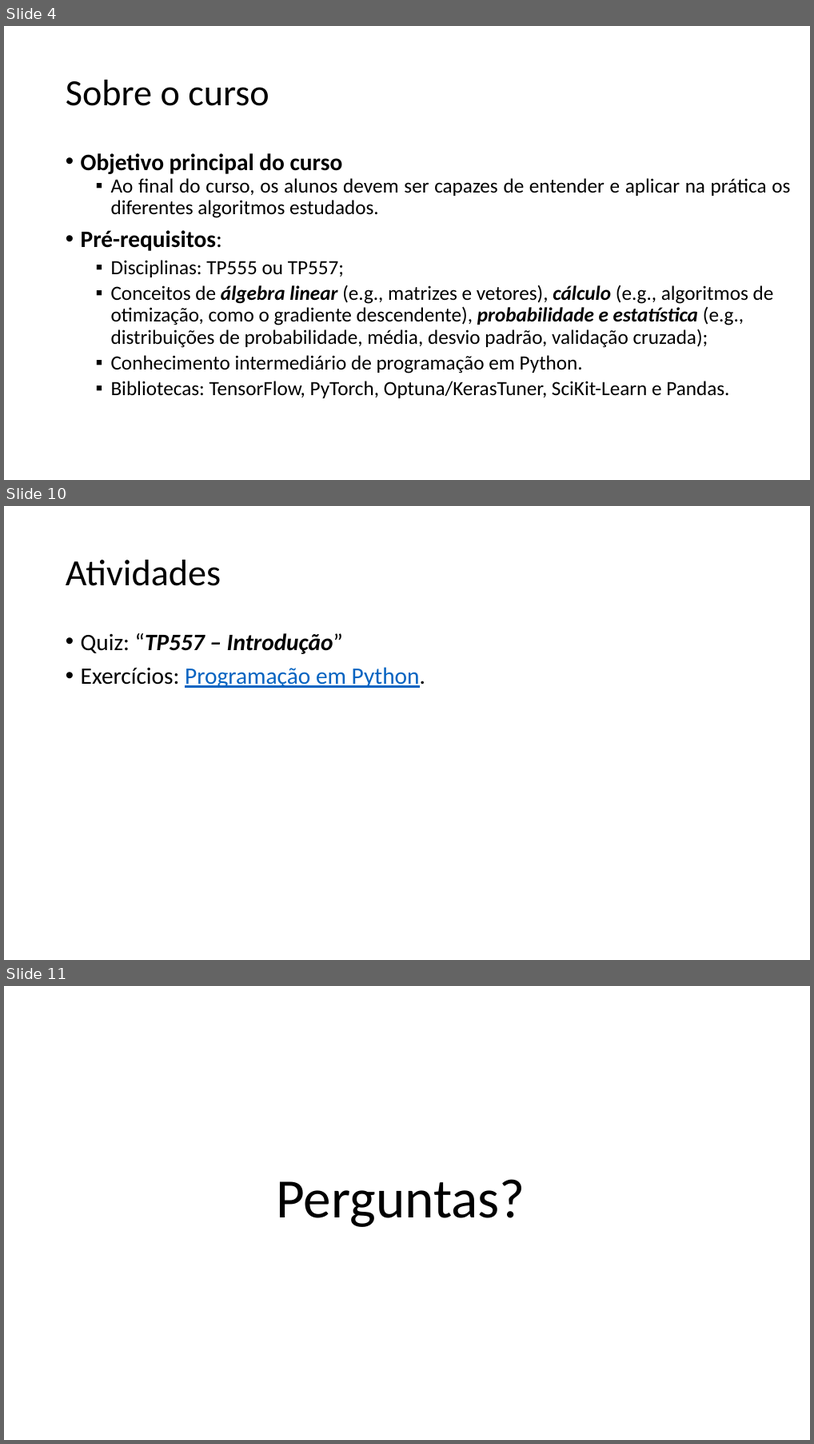
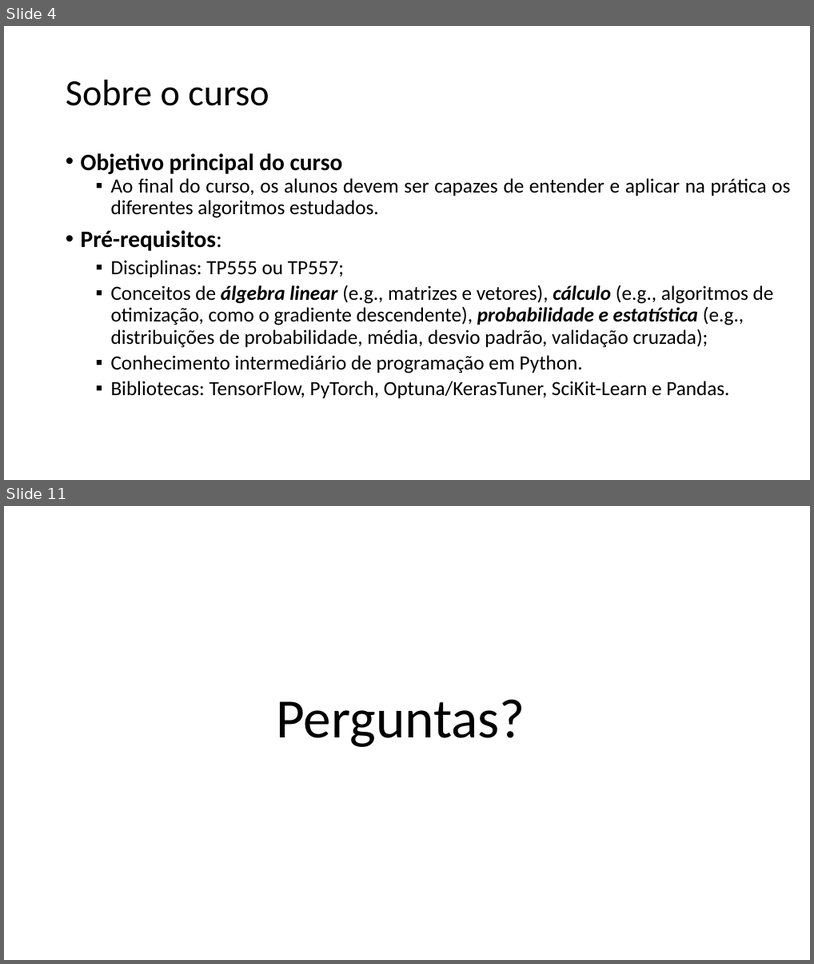
Before and after one commit to zz4fap/tp558-adv-ml, a slide deck: slides/TP558_1_Introdução_ao_curso.pptx. Shown one above the other, each under a label of ours: slides 4, 10 and 11 before the commit, slides 4 and 11 after it; the slides between them are not shown. The pictures are 814x1444 and 814x964 pixels, drawn with LibreOffice and Linux fonts; fonts in the diff are those of the drawing. Boxes give left, top, right and bottom in pixels: in the first picture for what was removed or moved away, otherwise in the second. Text is boxed around its words. In the diff, an @@ line names an element or a change of style, - is before the commit and + after.

```diff
--- a/slides/TP558_1_Introdução_ao_curso.pptx
+++ b/slides/TP558_1_Introdução_ao_curso.pptx
@@ slide 10 removed at (4,506,810,960), background #FFFFFF @@
@@ title removed at (66,560,221,586) @@
-Atividades
@@ text removed at (81,633,426,688) @@
-• Quiz: “TP557 – Introdução”
-• Exercícios: Programação em Python.
```
Also in this commit, not shown: 5 slides changed, 1 slide added, 2 other files.
